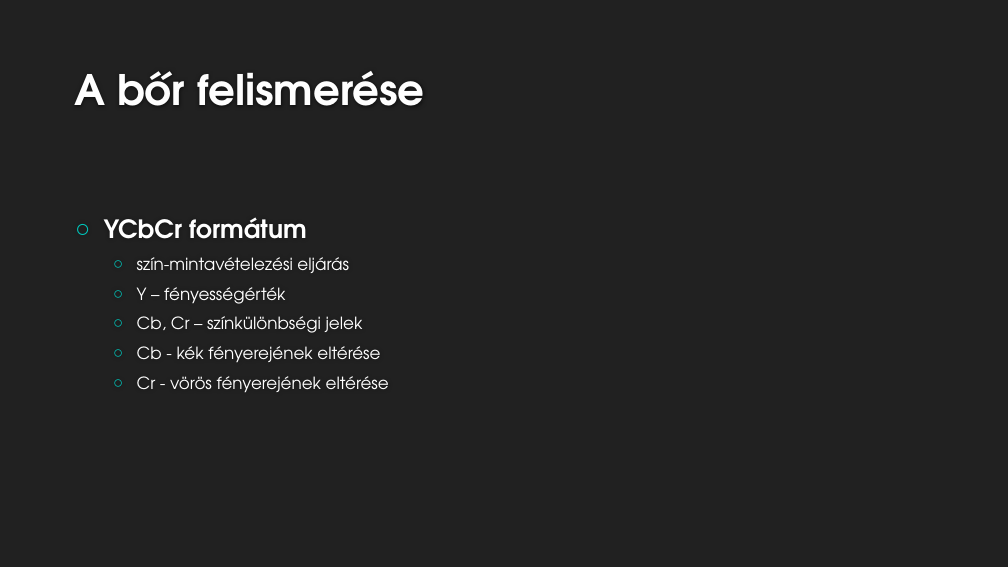
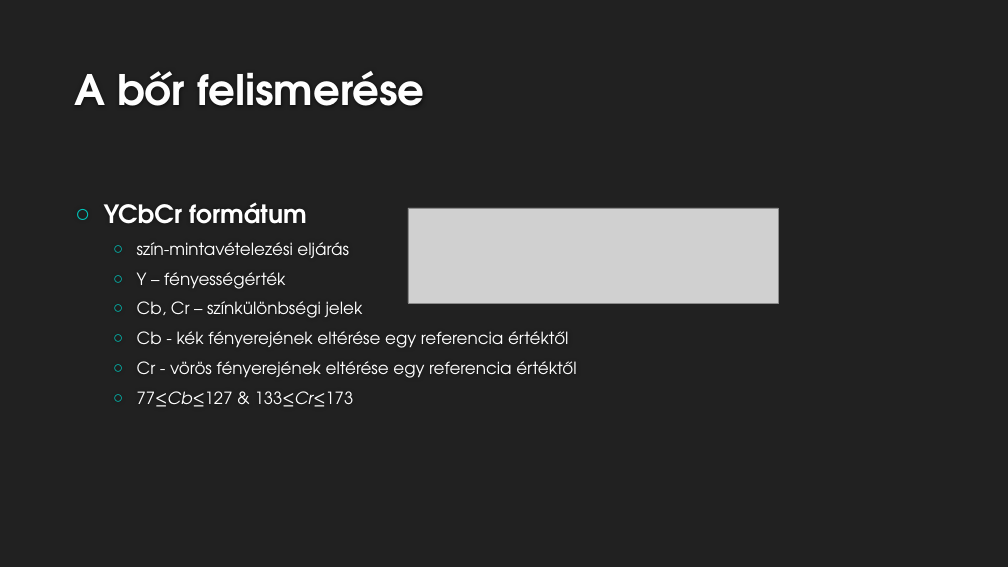
Before and after one commit to gaborvecsei/Finger-Detection, a slide deck: slide 3 of hand_recognition_eloadas.pptx. Drawn at 1008x567 pixels with LibreOffice and Linux fonts; fonts in the diff are those of the drawing; grey boxes stand for pictures; background and template pictures are left out. Boxes give left, top, right and bottom in pixels: in the first picture for what was removed or moved away, otherwise in the second. Text is boxed around its words. In the diff, an @@ line names an element or a change of style, - is before the commit and + after.

Commit message:
presentation changed

```diff
--- a/hand_recognition_eloadas.pptx
+++ b/hand_recognition_eloadas.pptx
@@ picture added at [408, 208, 779, 303] @@
@@ text at [137, 331, 577, 407]: text changed @@
-  ○ Cb - kék fényerejének eltérése
-  ○ Cr - vörös fényerejének eltérése
+  ○ Cb - kék fényerejének eltérése egy referencia értéktől
+  ○ Cr - vörös fényerejének eltérése egy referencia értéktől
+  ○ 77≤Cb≤127 & 133≤Cr≤173
```
Also in this commit, not shown: 1 other slide changed, 2 slides added.
